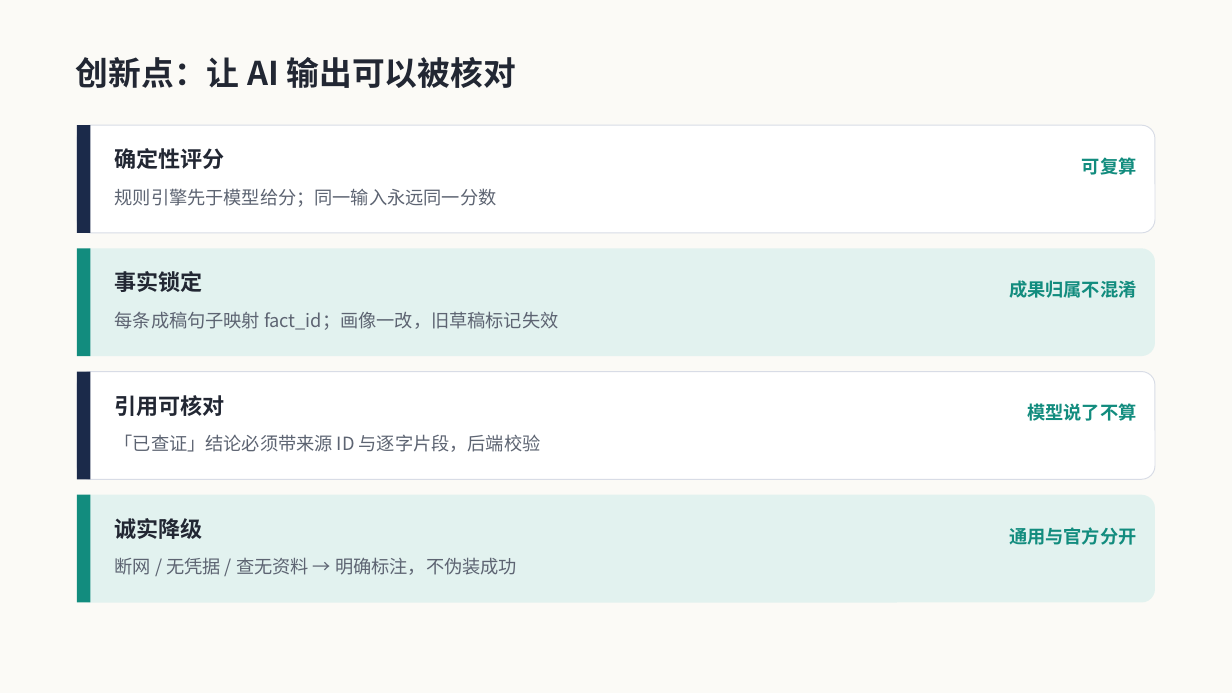
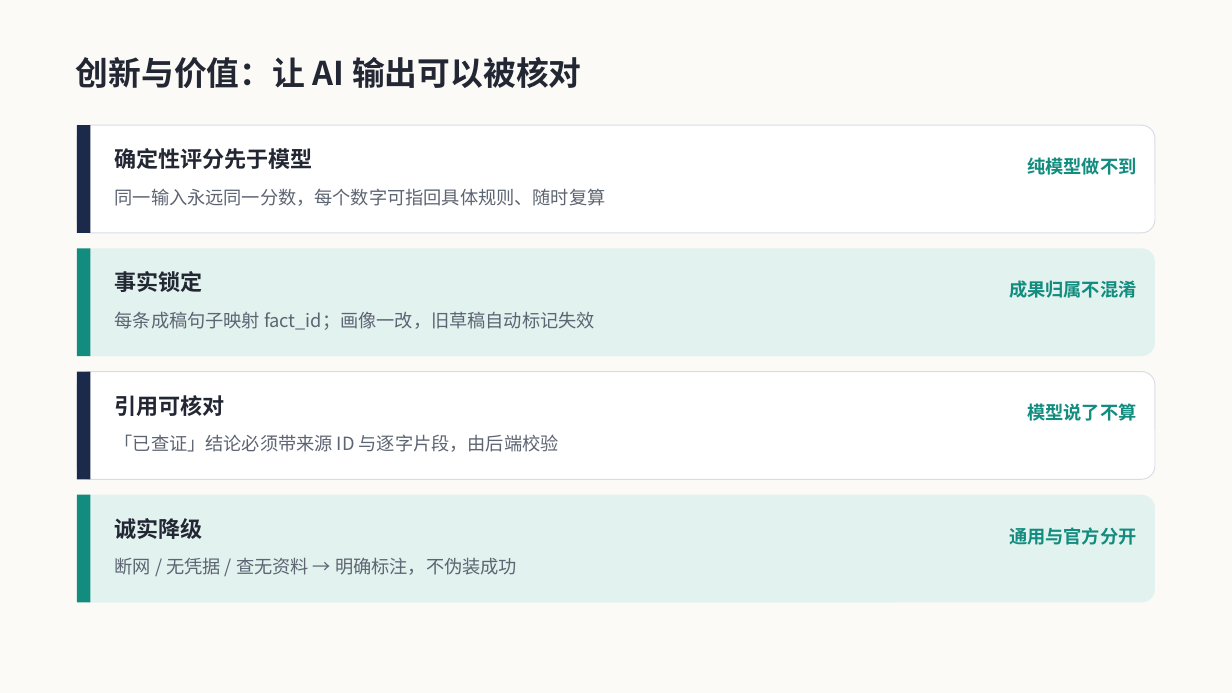
Before and after one commit to CP-bee-git/AI-game, a slide deck: slide 8 of docs/ppt-assets/careerpilot-intro.pptx. Drawn at 1232x693 pixels with LibreOffice and Linux fonts; fonts in the diff are those of the drawing. Boxes give left, top, right and bottom in pixels: in the first picture for what was removed or moved away, otherwise in the second. Text is boxed around its words. In the diff, an @@ line names an element or a change of style, - is before the commit and + after.

```diff
--- a/docs/ppt-assets/careerpilot-intro.pptx
+++ b/docs/ppt-assets/careerpilot-intro.pptx
@@ text at bbox=[76, 57, 582, 88]: text changed @@
-创新点：让 AI 输出可以被核对
+创新与价值：让 AI 输出可以被核对
@@ text at bbox=[115, 148, 313, 169]: text changed @@
-确定性评分
+确定性评分先于模型
@@ text at bbox=[1027, 157, 1136, 175]: text changed @@
-可复算
+纯模型做不到
@@ text at bbox=[115, 188, 606, 206]: text changed @@
-规则引擎先于模型给分；同一输入永远同一分数
+同一输入永远同一分数，每个数字可指回具体规则、随时复算
@@ text at bbox=[115, 311, 595, 330]: text changed @@
-每条成稿句子映射 fact_id；画像一改，旧草稿标记失效
+每条成稿句子映射 fact_id；画像一改，旧草稿自动标记失效
@@ text at bbox=[115, 434, 559, 452]: text changed @@
-「已查证」结论必须带来源 ID 与逐字片段，后端校验
+「已查证」结论必须带来源 ID 与逐字片段，由后端校验
```
Also in this commit, not shown: 9 other slides changed, 1 slide added, 1 slide removed, 20 other files.
